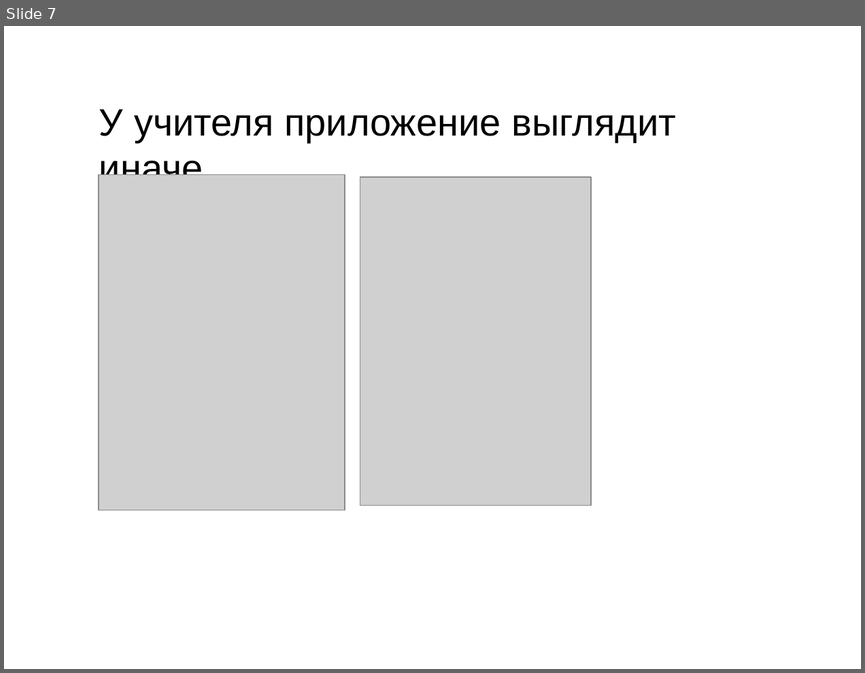
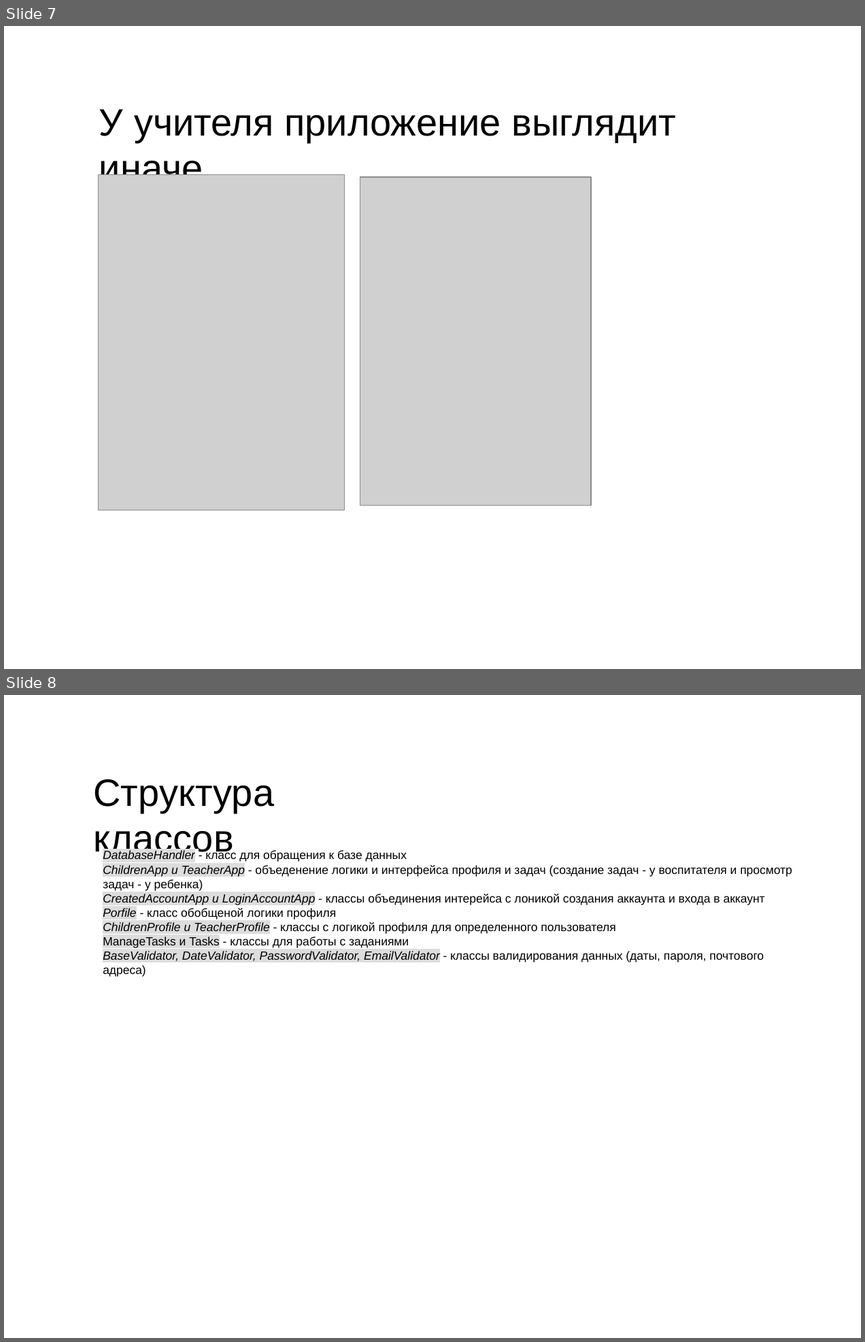
Before and after one commit to OCCCAS/Yandex, a slide deck: resources/PortSave.pptx. Shown one above the other, each under a label of ours: slide 7 before the commit, slides 7 and 8 after it. The pictures are 865x673 and 865x1342 pixels, drawn with LibreOffice and Linux fonts; fonts in the diff are those of the drawing; grey boxes stand for pictures; background and template pictures are left out. Boxes give left, top, right and bottom in pixels: in the first picture for what was removed or moved away, otherwise in the second. Text is boxed around its words. In the diff, an @@ line names an element or a change of style, - is before the commit and + after.

Commit message:
presentation: presentation update

```diff
--- a/resources/PortSave.pptx
+++ b/resources/PortSave.pptx
@@ slide 8 added at bbox=[4, 695, 861, 1338], background picture (left out) @@
@@ text added at bbox=[93, 779, 274, 859], 32 pt, text #000000 @@
+Структура классов
@@ text added at bbox=[103, 850, 792, 977], 10 pt, text #000000 @@
+DatabaseHandler - класс для обращения к базе данных
+ChildrenApp и TeacherApp - объеденение логики и интерфейса профиля и задач (создание задач - у воспитателя и просмотр задач - у ребенка)
+CreatedAccountApp и LoginAccountApp - классы объединения интерейса с лоникой создания аккаунта и входа в аккаунт
+Porfile - класс обобщеной логики профиля
+ChildrenProfile и TeacherProfile - классы с логикой профиля для определенного пользователя
+ManageTasks и Tasks - классы для работы с заданиями
+BaseValidator, DateValidator, PasswordValidator, EmailValidator - классы валидирования данных (даты, пароля, почтового адреса)
```
Also in this commit, not shown: 1 slide changed.
